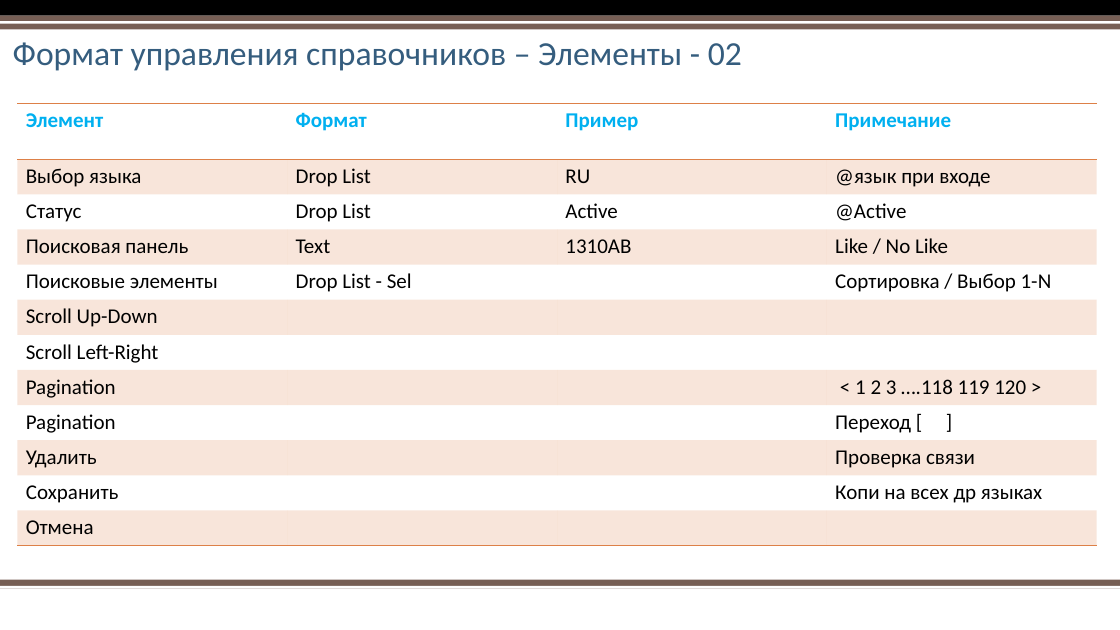
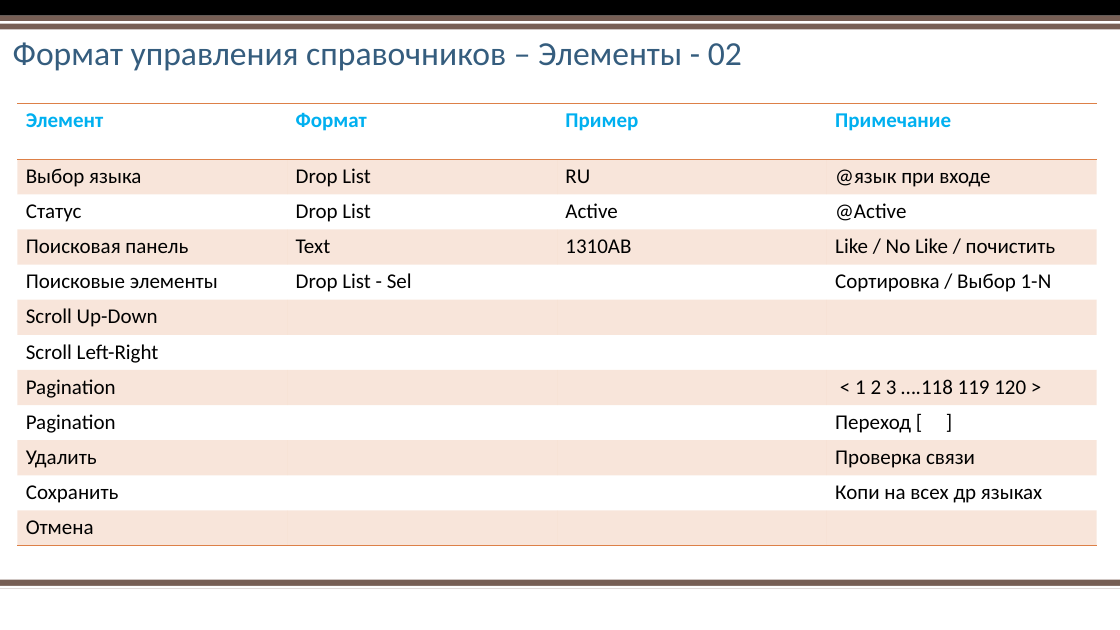
Before and after one commit to AlexPristupa/yatoyat, a slide deck: slide 11 of yatoyat-Project Overview.pptx. Drawn at 1120x630 pixels with LibreOffice and Linux fonts; fonts in the diff are those of the drawing; background and template pictures are left out. Boxes give left, top, right and bottom in pixels: in the first picture for what was removed or moved away, otherwise in the second. Text is boxed around its words. In the diff, an @@ line names an element or a change of style, - is before the commit and + after.

Commit message:
New Changes  - 17-09-2018
Саша
Я поменял файле
1. Обл бизнеса на Категорию и все дерево
2. Глобальные на системеные
3. Локальные на пользовательские
4. Перемещение колонки ФОТО
5. Настройка полей
6. Включить элемента в TOP
7. 3 Tabs - форма нового элемента
8. Поисковая строка - должна имеет ИКОНКУ почистить.
9. Добавил Модификацию.

```diff
--- a/yatoyat-Project Overview.pptx
+++ b/yatoyat-Project Overview.pptx
@@ table at (18, 103, 1096, 546) @@
-row 4, column 4: Like / No Like
+row 4, column 4: Like / No Like / почистить
```
Also in this commit, not shown: 23 other slides changed, 11 slides added.
